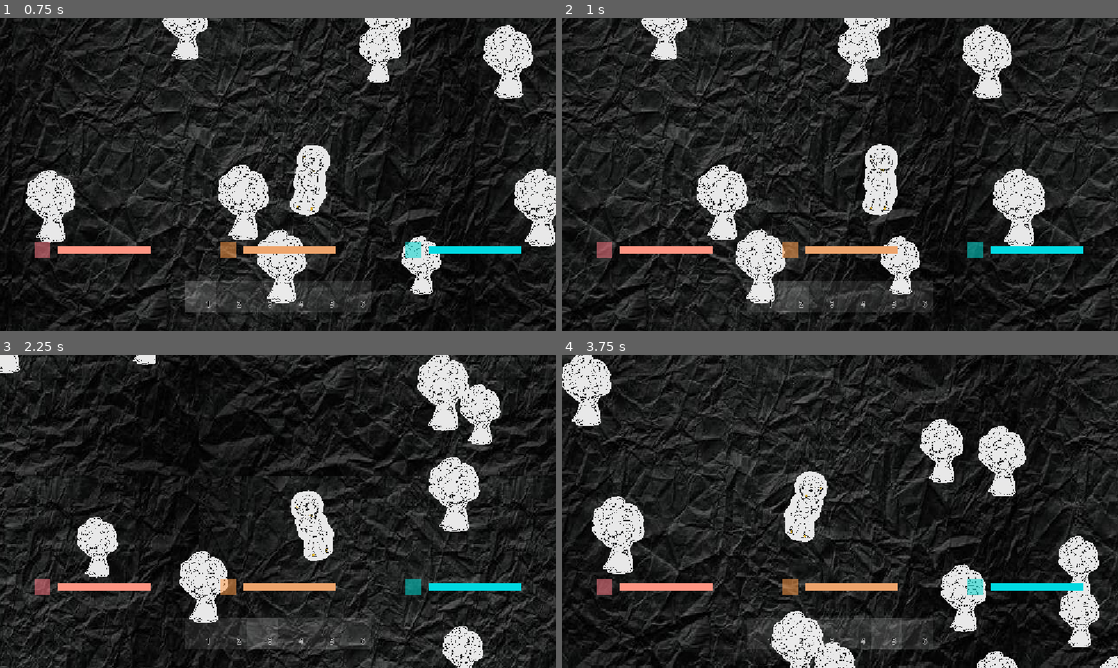
Above: before the commit, frames 1-4 (two rows, left to right).
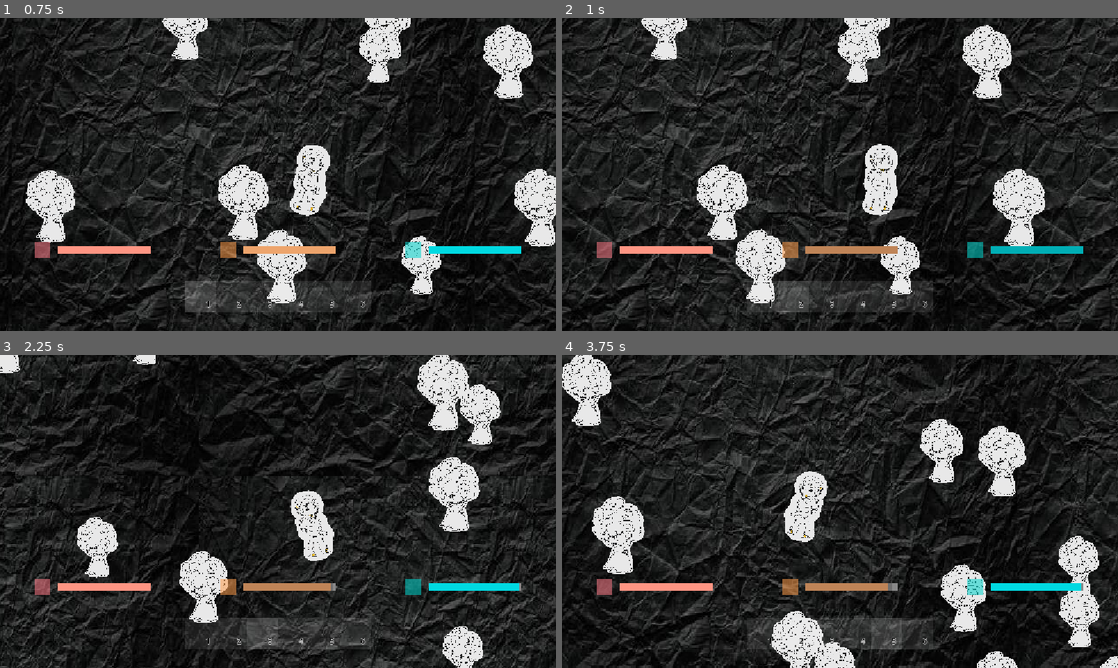
Above: after the commit, the same moments.

Repository: Duckwastakon/brackeysJam
Game: Godot game, scene res://map/map.tscn
Same seed, same stepped clock (60 frames per second), same inputs: the game is played once before the commit and once after it. The project has no main scene, so this scene is started directly.
Inputs (mouse positions are in pixels of both pictures, inside the frame that each line leads up to):
- Up to frame 1 (0.75 s): tap Enter at 0.5 s; move the mouse to (400, 158) at 0.52 s; hold D (right) from 0.53 s (still down); tap 1 (1) at 0.6 s
- Up to frame 2 (1 s): keep holding D (right); tap 2 (2) at 0.8 s
- Up to frame 3 (2.25 s): move the mouse to (166, 527) at 1.27 s; release D (right) at 1.28 s; hold S (down) 1.28-2.03 s; tap 2 (2) at 1.35 s; tap 3 (3) at 1.55, 2.1 s; move the mouse to (333, 442) at 2.02 s; hold D (right) from 2.03 s (still down)
- Up to frame 4 (3.75 s): tap 4 (4) at 2.3, 2.85 s; move the mouse to (812, 574) at 2.77 s; release D (right) at 2.78 s; hold W (up) 2.78-3.53 s; tap 5 (5) at 3.05, 3.6 s; move the mouse to (1006, 558) at 3.52 s; hold A (left) from 3.53 s (still down)

Frame 1 is identical in both runs. In frame 2, 0.8% of the frame differs, in the area x 43-94%, y 72-76%; in frame 3, 0.4%; in frame 4, 0.4%.
Error before the commit: Invalid access to property or key of type 'String' on a base object of type 'Dictionary'. (res://player/player.gd:126)

Commit message:
building system + swinging continuation

Diff:
--- a/craftableItems.gd
+++ b/craftableItems.gd
@@ -30,22 +30,22 @@
 	"pickaxe": {
 		"type": "tool",
 		"stackable": false,
-		"png": "res://drawn assets/picaxe.PNG",
+		"png": "res://drawn assets/Iron_Picaxe.PNG",
 	},
 	"sword": {
 		"type": "tool",
 		"stackable": false,
-		"png": "res://drawn assets/sword.PNG"
+		"png": "res://drawn assets/Iron_sword.PNG",
 	},
 	"axe": {
 		"type": "tool",
 		"stackable": false,
-		"png": "res://drawn assets/axe.PNG",
+		"png": "res://drawn assets/Iron_axe.PNG",
 	},
 	"campfire":{
 		"type": "placeable",
 		"stackable": false,
-		"png": "res://drawn assets/axe.PNG",
+		"png": "res://drawn assets/log.PNG",
 	}
 }
 
@@ -70,6 +70,13 @@
 		},
 		"amount": 1,
 		"time": 3,
+	},
+	"campfire": {
+		"items": {
+			"sticks": 5
+		},
+		"amount": 1,
+		"time": 5,
 	}
 }
 
--- a/global.gd
+++ b/global.gd
@@ -1,4 +1,7 @@
 extends Node
+
+var dayTime = true
+var warmthObjects = []
 
 var wobblingObjects = []
 var rotationStates = []
--- a/inventory.gd
+++ b/inventory.gd
@@ -16,6 +16,8 @@
 signal changeHealth
 signal changeHunger
 signal changeTemperature
+
+signal updatedSlot
 
 func _ready() -> void:
 	for i in inventorySize:
@@ -65,6 +67,7 @@
 		slot.get_child(0).text = ""
 
 	slot.get_child(1).texture = load(slotItem["png"])
+	updatedSlot.emit(index)
 
 func equipItem(ind):
 	for i in slotContainer.get_child_count():
@@ -245,7 +248,7 @@
 	if (currentDataParent == btn):
 		dataShowcase.visible = false
 
-func updateBar(bar: Control, amount):
+func updateBar(bar: Control, amount: float):
 	var background: ColorRect = bar.get_child(0)
 	var fill: ColorRect = background.get_child(0)
 
@@ -253,7 +256,7 @@
 	blinkingIndicator.color = Color.from_rgba8(0, 0, 0, 50)
 	background.add_child(blinkingIndicator)
 
-	var newSize = amount / 100
+	var newSize: float = clamp(amount / 100, 0, 1)
 
 	var newTween = create_tween()
 	newTween.tween_property(fill, "scale", Vector2(newSize, 1), 0.3)
--- a/player/attacking_controller.gd
+++ b/player/attacking_controller.gd
@@ -16,8 +16,15 @@
 	if(!canAttack): return
 	tool = equipedItem
 	canAttack = false
-	$hitBoxRotating/Area/CollisionShape2D.disabled = false
-	$hitBoxRotating/Area/ColorRect.visible = true
+	if dir == 1:
+		$hitBoxRotating/toolImage.flip_h = true
+		$hitBoxRotating/toolImage.rotation_degrees = 45
+	else:
+		$hitBoxRotating/toolImage.flip_h = false
+		$hitBoxRotating/toolImage.rotation_degrees = 135
+
+	$Area/CollisionShape2D.disabled = false
+	$hitBoxRotating/toolImage.visible = true
 
 	var mousePos = get_global_mouse_position()
 	hitBoxRotator.look_at(mousePos)
@@ -30,8 +37,8 @@
 	rotationTween.play()
 
 	await rotationTween.finished
-	$hitBoxRotating/Area/CollisionShape2D.disabled = true
-	$hitBoxRotating/Area/ColorRect.visible = false
+	$Area/CollisionShape2D.disabled = true
+	$hitBoxRotating/toolImage.visible = false
 	rotationTween.kill()
 	dir *= -1
 	canAttack = true
--- a/player/attacking_controller.tscn
+++ b/player/attacking_controller.tscn
@@ -1,27 +1,29 @@
 [gd_scene format=3 uid="uid://be2n0j4kn3iek"]
 
 [ext_resource type="Script" uid="uid://dfjwqn78bbh6t" path="res://player/attacking_controller.gd" id="1_g2scx"]
+[ext_resource type="Texture2D" uid="uid://doi4mdb5efp85" path="res://drawn assets/Iron_axe.PNG" id="2_jyfqc"]
 
 [sub_resource type="RectangleShape2D" id="RectangleShape2D_jyfqc"]
-size = Vector2(32, 32)
+size = Vector2(80, 80)
 
 [node name="AttackingController" type="Node2D" unique_id=1000186162]
 script = ExtResource("1_g2scx")
 
 [node name="hitBoxRotating" type="Node2D" parent="." unique_id=36193988]
 
-[node name="Area" type="Area2D" parent="hitBoxRotating" unique_id=201793710]
+[node name="toolImage" type="Sprite2D" parent="hitBoxRotating" unique_id=2017833192]
+visible = false
+position = Vector2(64, 0)
+rotation = 2.3561945
+scale = Vector2(0.08, 0.08)
+texture = ExtResource("2_jyfqc")
+
+[node name="Area" type="Area2D" parent="." unique_id=201793710]
 position = Vector2(64, 0)
 
-[node name="CollisionShape2D" type="CollisionShape2D" parent="hitBoxRotating/Area" unique_id=1982070730]
+[node name="CollisionShape2D" type="CollisionShape2D" parent="Area" unique_id=1982070730]
+position = Vector2(-8, 0)
 shape = SubResource("RectangleShape2D_jyfqc")
 disabled = true
 
-[node name="ColorRect" type="ColorRect" parent="hitBoxRotating/Area" unique_id=1174594073]
-visible = false
-offset_left = -16.0
-offset_top = -16.0
-offset_right = 16.0
-offset_bottom = 16.0
-
-[connection signal="area_entered" from="hitBoxRotating/Area" to="." method="_on_area_area_entered"]
+[connection signal="area_entered" from="Area" to="." method="_on_area_area_entered"]
--- a/player/placingController.gd
+++ b/player/placingController.gd
@@ -7,6 +7,6 @@
 	var data = CraftableItems.items[buildName]
 	if data["type"] == "placeable":
 		var newPlaceable = Sprite2D.new()
-		newPlaceable.sprite = load(data["png"])
+		newPlaceable.texture = load(data["png"])
 		newPlaceable.global_position = get_child(0).global_position
 		get_parent().get_parent().add_child(newPlaceable)
--- a/player/player.gd
+++ b/player/player.gd
@@ -26,6 +26,11 @@
 	healthChange = inventory.changeHealth
 	hungerChange = inventory.changeHunger
 	temperatureChange = inventory.changeTemperature
+	inventory.connect("updatedSlot", itemChanged)
+
+func itemChanged(index):
+	if index == equipedSlot:
+		equipItem(index)
 
 func _physics_process(delta: float) -> void:
 	var movementDirection = Vector2(Input.get_axis("left", "right"),
@@ -99,7 +104,10 @@
 		die()
 
 func looseHunger(amount):
+	if movingState == 1:
+		amount *= 2
 	hunger -= amount
+	print(hunger)
 	if hunger <= 0:
 		hunger = 0
 		takeDamage(10)
@@ -111,7 +119,8 @@
 	healthChange.emit(health)
 	hungerChange.emit(hunger)
 
-func changeTemperature():
+func changeTemperature(amount):
+	temperature += amount
 	temperatureChange.emit(temperature)
 
 func die():
@@ -122,6 +131,10 @@
 func equipItem(index):
 	equipedSlot = index
 	equipedItem = inventory.equipItem(index)[0]
+
+	if(equipedItem == ""):
+		stopPlacing()
+		return
 
 	if CraftableItems.items[equipedItem]["type"] == "placeable":
 		startPlacing()
@@ -136,6 +149,9 @@
 	placingController.visible = false
 
 func mouseClicked():
+	if(equipedItem == ""):
+		attackingController.swingSignal.emit("fists")
+		return
 	var equipedItemType = CraftableItems.items[equipedItem]["type"]
 	if equipedItemType == "item":
 		attackingController.swingSignal.emit("fists")
@@ -145,3 +161,30 @@
 		attackingController.swingSignal.emit(equipedItem)
 	elif equipedItemType == "placeable":
 		placingController.placeBuild(equipedItem)
+
+func _on_hunger_timer_timeout() -> void:
+	looseHunger(randi_range(3, 5))
+	$hungerTimer.wait_time = randf_range(0.8, 1.5)
+	$hungerTimer.start()
+
+func _on_warmth_timer_timeout() -> void:
+	$warmthTimer.wait_time = randf_range(2.7, 5.4)
+	$warmthTimer.start()
+	changeTemperature(calculateWarmthChange())
+
+func calculateWarmthChange():
+	var amount = 0
+	var multiplier = 1
+	if(Global.dayTime):
+		amount -= randi_range(2, 5)
+		multiplier += 0.2
+	else:
+		amount -= randi_range(8, 20)
+		multiplier += 0.25
+
+	for warmthObject in Global.warmthObjects:
+		if global_position.distance_to(warmthObject.global_position) < 100:
+			amount += randi_range(5, 10)
+			multiplier -= randf_range(0.05, 0.1)
+
+	return amount * multiplier
--- a/player/player.tscn
+++ b/player/player.tscn
@@ -43,7 +43,21 @@
 [node name="placingController" type="Node2D" parent="." unique_id=584823194]
 script = ExtResource("5_qjkh3")
 
-[node name="Sprite2D" type="Sprite2D" parent="placingController" unique_id=1598241808]
-position = Vector2(64, 0)
+[node name="TextureRect" type="TextureRect" parent="placingController" unique_id=215082509]
+offset_left = 48.0
+offset_top = -32.0
+offset_right = 112.0
+offset_bottom = 32.0
+expand_mode = 1
+
+[node name="hungerTimer" type="Timer" parent="." unique_id=1244867964]
+one_shot = true
+autostart = true
+
+[node name="warmthTimer" type="Timer" parent="." unique_id=712880986]
+one_shot = true
+autostart = true
 
 [connection signal="area_entered" from="itemPickup" to="." method="_on_item_pickup_area_entered"]
+[connection signal="timeout" from="hungerTimer" to="." method="_on_hunger_timer_timeout"]
+[connection signal="timeout" from="warmthTimer" to="." method="_on_warmth_timer_timeout"]
--- a/resources/dropped_item.gd
+++ b/resources/dropped_item.gd
@@ -6,7 +6,7 @@
 var itemName = "sticks"
 
 func _ready() -> void:
-	startingScale = $ColorRect.scale.x
+	startingScale = scale.x * randf_range(0.6, 1.2)
 
 	await get_tree().create_timer(1.5).timeout
 	$Area2D/CollisionShape2D.disabled = false
@@ -14,9 +14,6 @@
 func setItem(item, amt):
 	itemName = item
 	amount = amt
-	print(item)
-	print(CraftableItems.items[item])
-	print(CraftableItems.items[item]["png"])
 	$itemSprite.texture = load(CraftableItems.items[item]["png"])
 
 func _physics_process(delta: float) -> void:
@@ -24,6 +21,6 @@
 		velocity.x = move_toward(velocity.x, 0, decel)
 		velocity.y = move_toward(velocity.y, 0, decel)
 		var scl = clamp(startingScale * velocity.length() / 200, 1, 1.6)
-		$ColorRect.scale = Vector2(scl, scl)
+		scale = Vector2(scl, scl)
 
 		move_and_slide()
--- a/resources/dropped_item.tscn
+++ b/resources/dropped_item.tscn
@@ -1,19 +1,11 @@
 [gd_scene format=3 uid="uid://ds0s0uyaguf1e"]
 
 [ext_resource type="Script" uid="uid://dihwj5qpgxnle" path="res://resources/dropped_item.gd" id="1_awcry"]
-[ext_resource type="Texture2D" uid="uid://cv6otejxswtap" path="res://drawn assets/log.PNG" id="2_tnumy"]
 
 [sub_resource type="RectangleShape2D" id="RectangleShape2D_porw7"]
 
 [node name="droppedItem" type="CharacterBody2D" unique_id=1668244492]
 script = ExtResource("1_awcry")
-
-[node name="ColorRect" type="ColorRect" parent="." unique_id=1039585175]
-offset_left = -16.0
-offset_top = -16.0
-offset_right = 16.0
-offset_bottom = 16.0
-color = Color(0.91008735, 0.5711246, 0.3470107, 1)
 
 [node name="Area2D" type="Area2D" parent="." unique_id=1832928624]
 collision_layer = 2
@@ -24,5 +16,5 @@
 disabled = true
 
 [node name="itemSprite" type="Sprite2D" parent="." unique_id=29881979]
-scale = Vector2(0.0125, 0.0125)
-texture = ExtResource("2_tnumy")
+position = Vector2(7.6293945e-06, -5.9604645e-06)
+scale = Vector2(0.099999994, 0.1)
